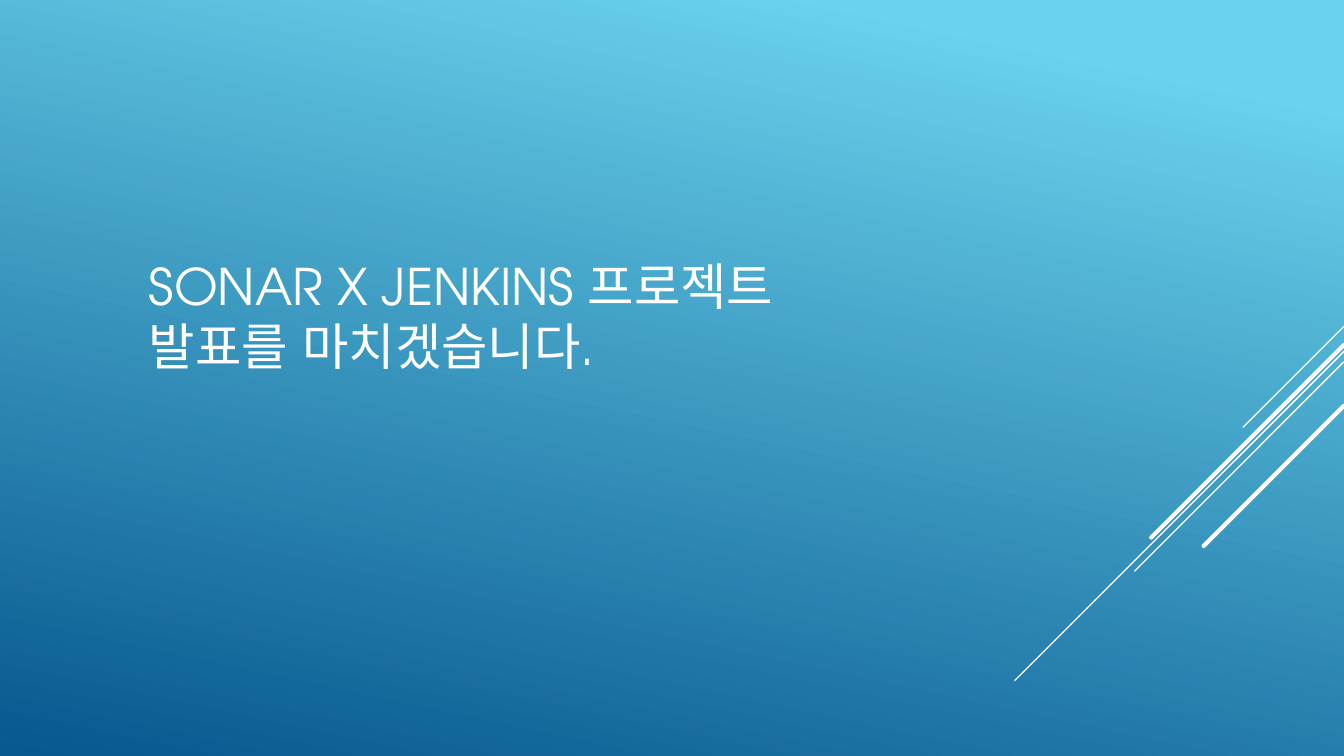
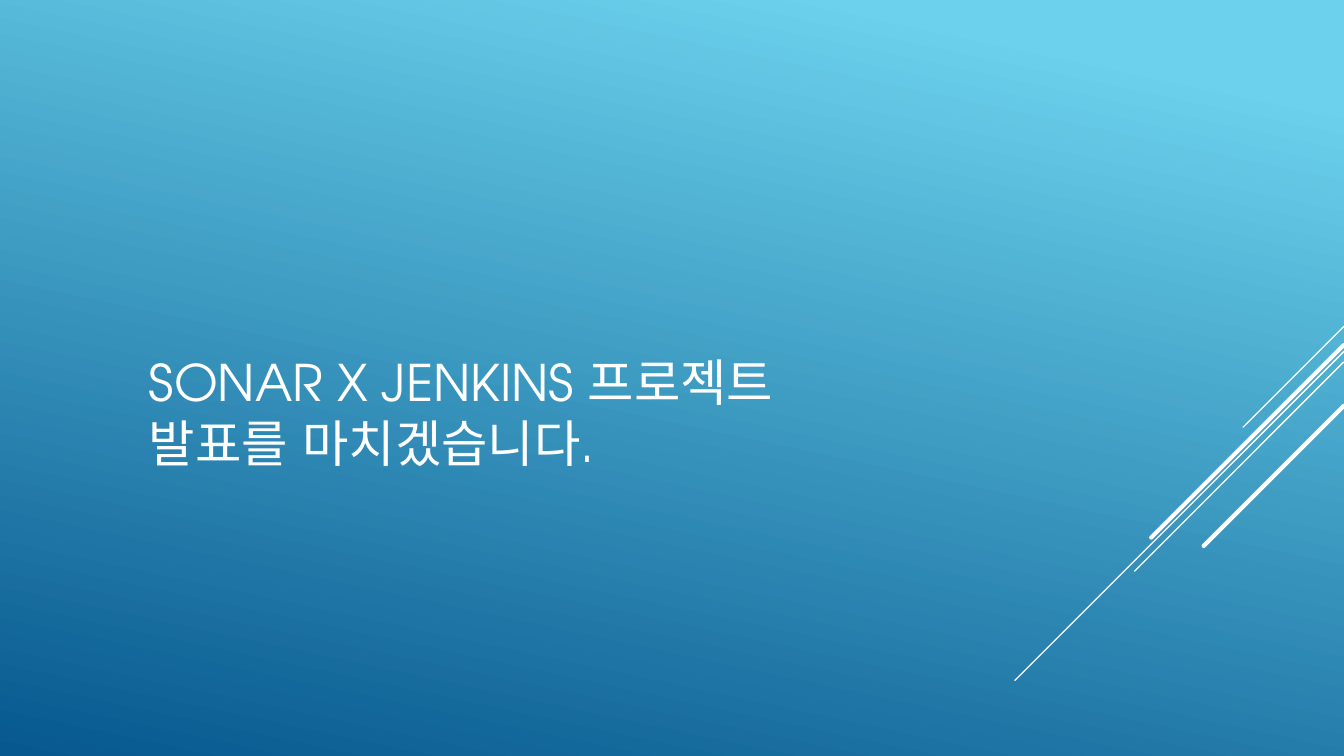
Before and after one commit to KimJeongHoon190/First_Project, a slide deck: slide 10 of 제출자료/최종 발표 프레젠테이션(김정훈).pptx (slide 8 before the commit). Drawn at 1344x756 pixels with LibreOffice and Linux fonts; fonts in the diff are those of the drawing. Boxes give left, top, right and bottom in pixels: in the first picture for what was removed or moved away, otherwise in the second. Text is boxed around its words. In the diff, an @@ line names an element or a change of style, - is before the commit and + after.

Commit message:
ff

```diff
--- a/제출자료/최종 발표 프레젠테이션(김정훈).pptx
+++ b/제출자료/최종 발표 프레젠테이션(김정훈).pptx
@@ title "SONAR X JENKINS 프로젝트 발표를 ..." moved from (x1=149, y1=263, x2=774, y2=369) to (x1=149, y1=359, x2=774, y2=466) @@
```
Also in this commit, not shown: 2 slides added.
